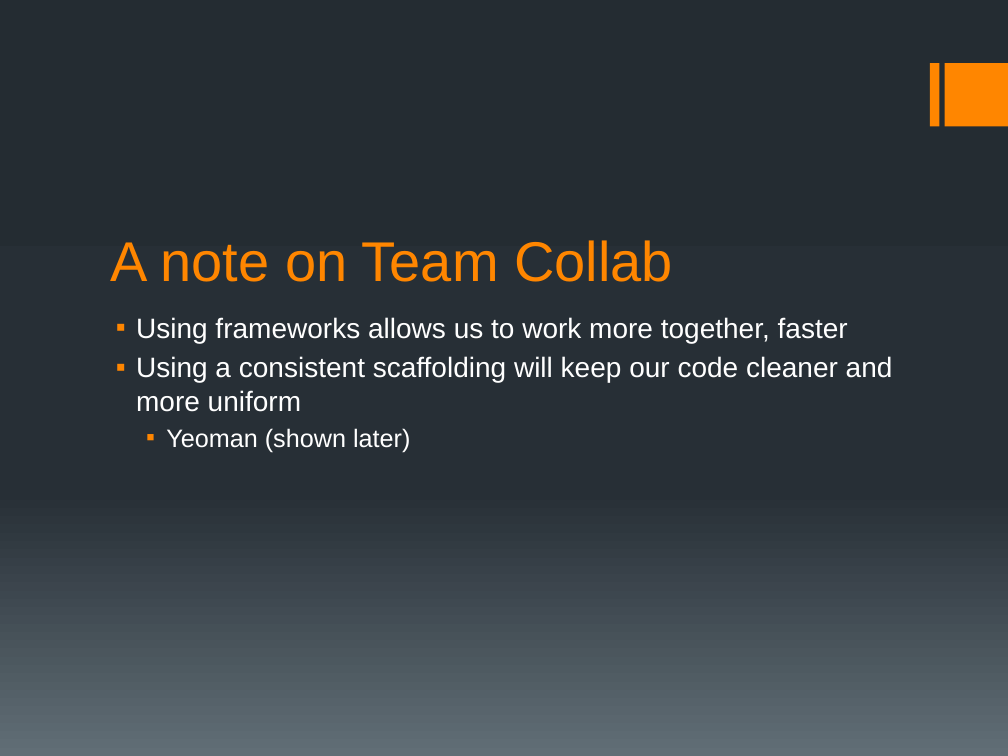
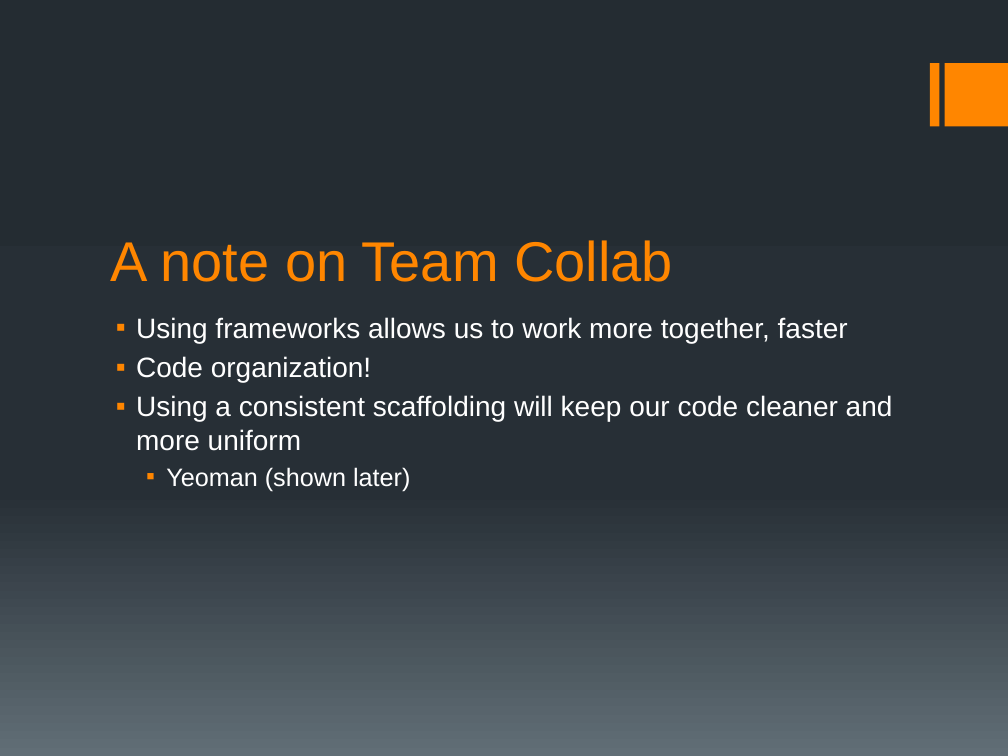
Before and after one commit to motobreath/angular_presentation, a slide deck: slide 6 of angular presentation.pptx (slide 5 before the commit). Drawn at 1008x756 pixels with LibreOffice and Linux fonts; fonts in the diff are those of the drawing. Boxes give left, top, right and bottom in pixels: in the first picture for what was removed or moved away, otherwise in the second. Text is boxed around its words. In the diff, an @@ line names an element or a change of style, - is before the commit and + after.

```diff
--- a/angular presentation.pptx
+++ b/angular presentation.pptx
@@ text at [136, 356, 371, 382]: paragraph added @@
+▪ Code organization!
```
Also in this commit, not shown: 3 slides added.
